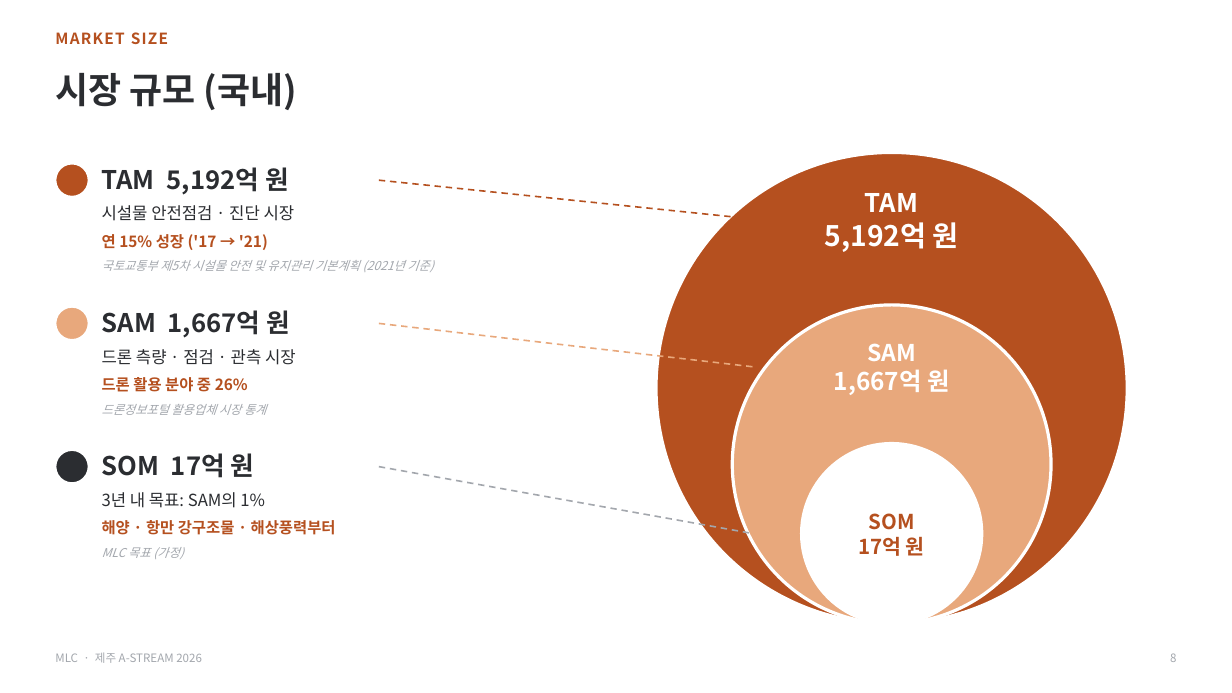
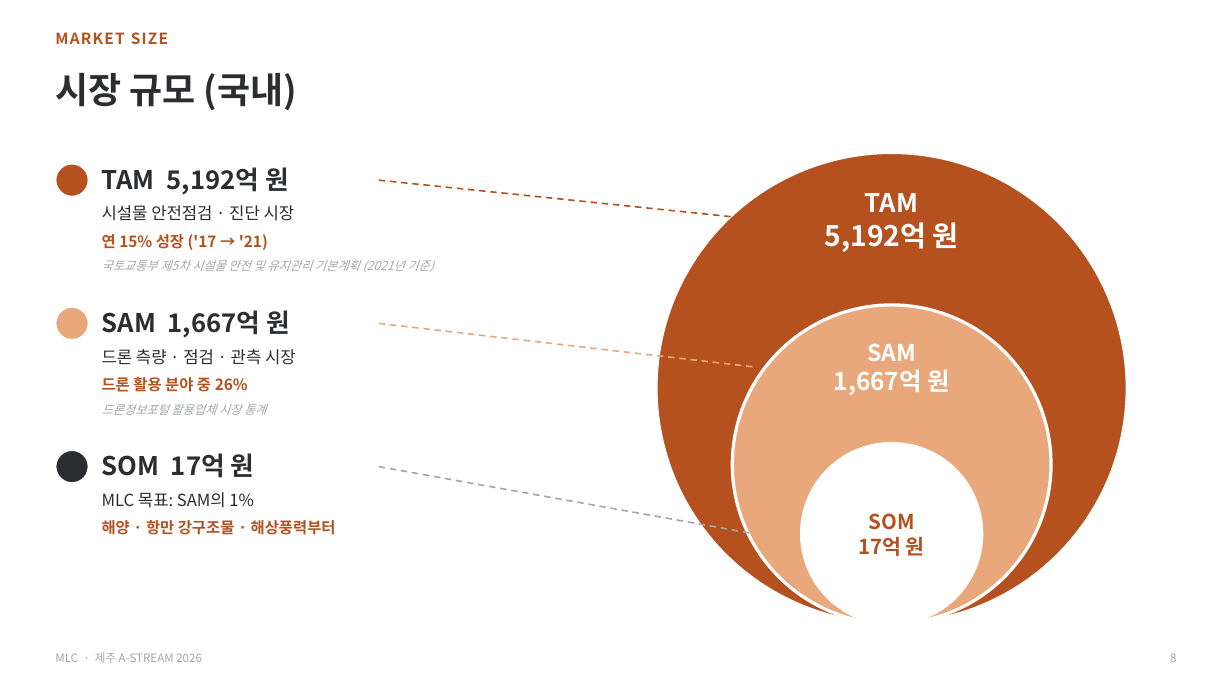
Before and after one commit to zscfvgbb-cmyk/PPT, a slide deck: slide 8 of MLC_IR_A-STREAM2026_v3.pptx. Drawn at 1232x693 pixels with LibreOffice and Linux fonts; fonts in the diff are those of the drawing. Boxes give left, top, right and bottom in pixels: in the first picture for what was removed or moved away, otherwise in the second. Text is boxed around its words. In the diff, an @@ line names an element or a change of style, - is before the commit and + after.

```diff
--- a/MLC_IR_A-STREAM2026_v3.pptx
+++ b/MLC_IR_A-STREAM2026_v3.pptx
@@ text at [102, 492, 254, 508]: text changed @@
-3년 내 목표: SAM의 1%
+MLC 목표: SAM의 1%
@@ text removed at [102, 547, 184, 559] @@
-MLC 목표 (가정)
```
Also in this commit, not shown: 6 other slides changed, 1 other file.
